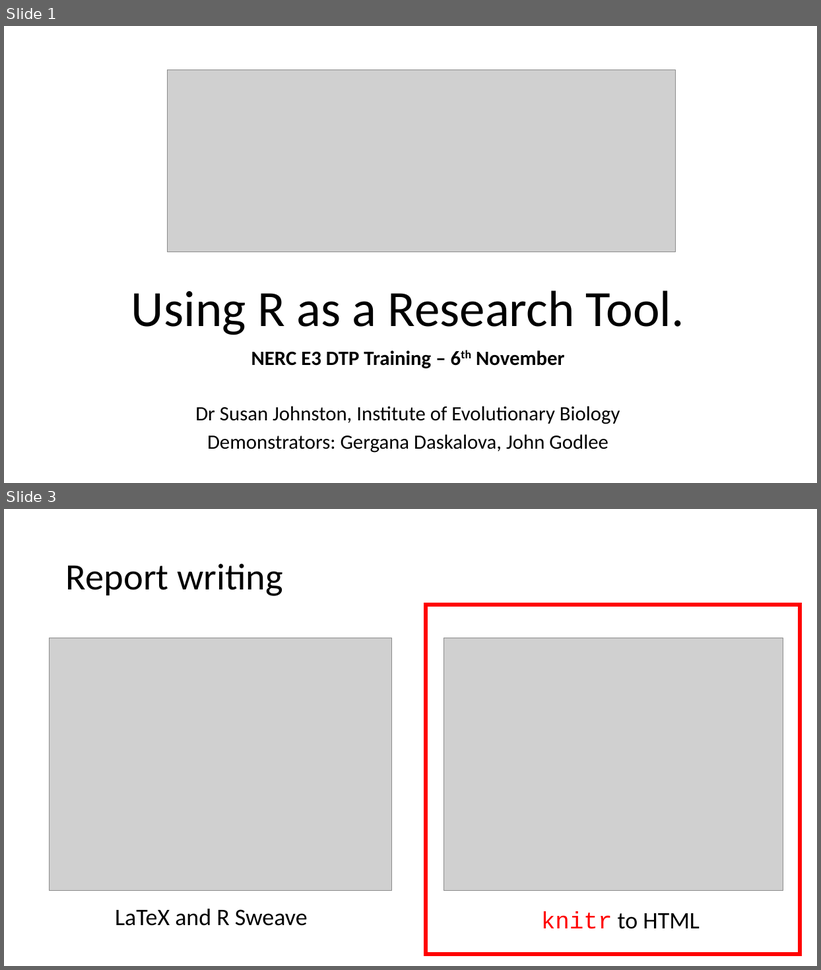
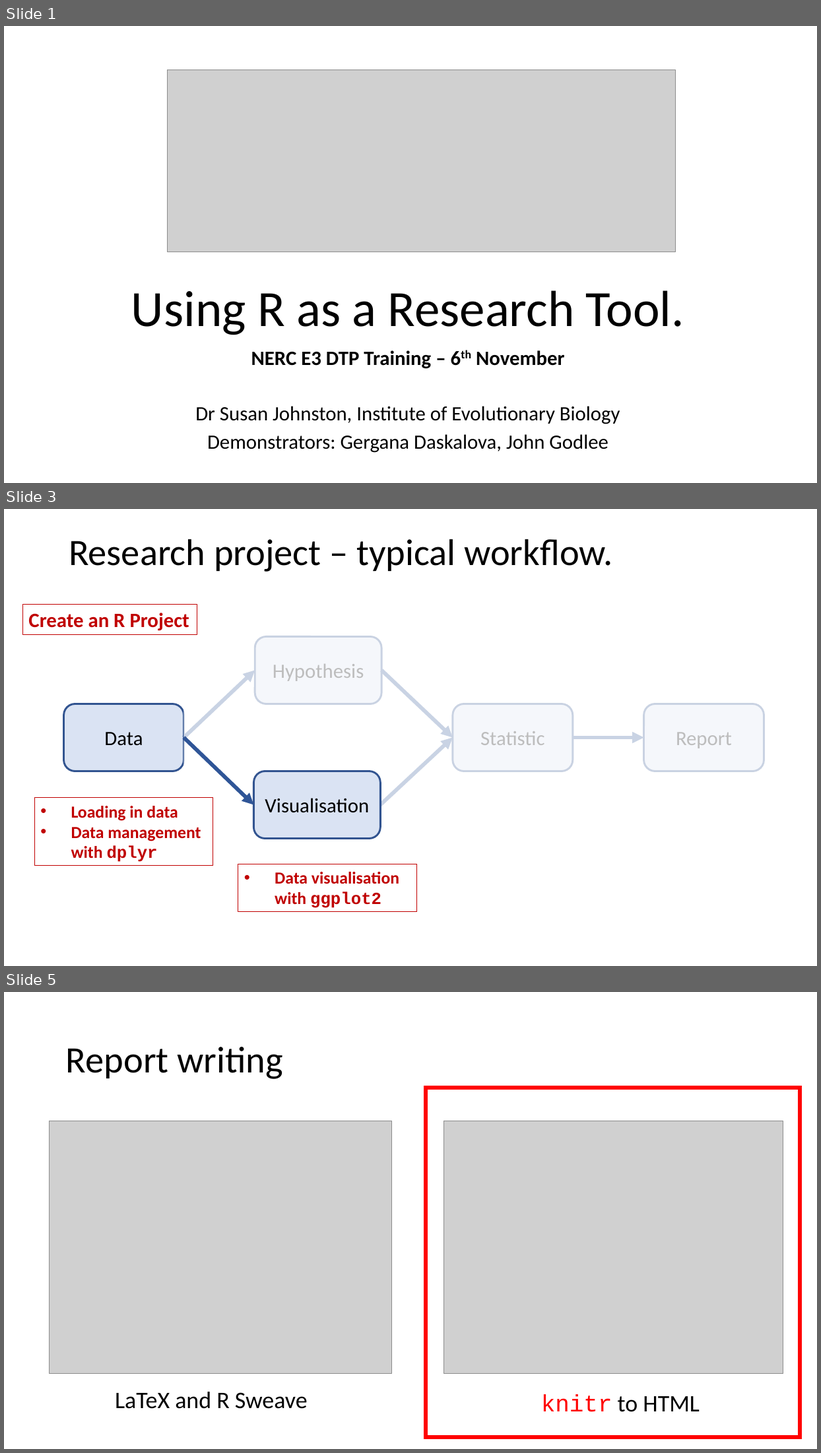
Before and after one commit to susjoh/Intro_to_Stats_in_R, a slide deck: docs/Using R as a Research Tool Pt 2.pptx. Shown one above the other, each under a label of ours: slides 1 and 3 before the commit, slides 1, 3 and 5 after it; the slides between them are not shown. The pictures are 821x970 and 821x1453 pixels, drawn with LibreOffice and Linux fonts; fonts in the diff are those of the drawing; grey boxes stand for pictures. Boxes give left, top, right and bottom in pixels: in the first picture for what was removed or moved away, otherwise in the second. Text is boxed around its words. In the diff, an @@ line names an element or a change of style, - is before the commit and + after.

```diff
--- a/docs/Using R as a Research Tool Pt 2.pptx
+++ b/docs/Using R as a Research Tool Pt 2.pptx
@@ slide 3 added at (4, 509, 817, 966), background #FFFFFF @@
@@ title added at (69, 539, 613, 572), 44 pt, text #000000 @@
+Research project – typical workflow.
@@ rectangle added at (23, 604, 197, 634), outline #C00000 0.75 pt, 24 pt, text #C00000, bold @@
+Create an R Project
@@ rectangle added at (184, 622, 790, 867), fill #FFFFFF at 74% opacity @@
@@ rounded rectangle added at (255, 636, 382, 704), fill #DAE3F3, outline #325491 2.25 pt, 24 pt, text #000000 @@
+Hypothesis
@@ arrow added from (184, 738) to (255, 671), #2F5597 4.5 pt @@
@@ arrow added from (382, 671) to (453, 738), #2F5597 4.5 pt @@
@@ rounded rectangle added at (64, 704, 184, 771), fill #DAE3F3, outline #325491 2.25 pt, 24 pt, text #000000 @@
+Data
@@ rounded rectangle added at (453, 704, 573, 771), fill #DAE3F3, outline #325491 2.25 pt, 24 pt, text #000000 @@
+Statistic
@@ rounded rectangle added at (644, 704, 764, 771), fill #DAE3F3, outline #325491 2.25 pt, 24 pt, text #000000 @@
+Report
@@ arrow added from (184, 738) to (254, 805), #2F5597 4.5 pt @@
@@ arrow added from (380, 805) to (453, 738), #2F5597 4.5 pt @@
@@ arrow added from (573, 738) to (644, 738), #2F5597 4.5 pt @@
@@ rounded rectangle added at (254, 771, 381, 838), fill #DAE3F3, outline #325491 2.25 pt, 24 pt, text #000000 @@
+Visualisation
@@ rectangle added at (34, 798, 213, 866), outline #C00000 0.75 pt, 20 pt, text #C00000, bold @@
+• Loading in data
+• Data management with dplyr
@@ rectangle added at (238, 865, 417, 912), outline #C00000 0.75 pt, 20 pt, text #C00000, bold @@
+• Data visualisation with ggplot2
@@ what was slide 3 is now slide 5 @@
```
Also in this commit, not shown: 3 slides changed, 3 other slides added, 1 other file.
